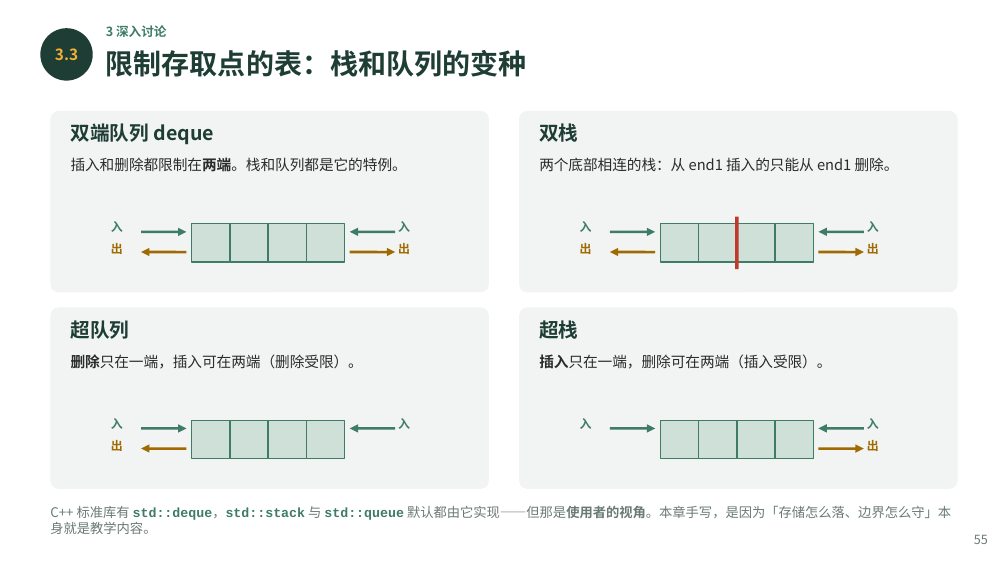
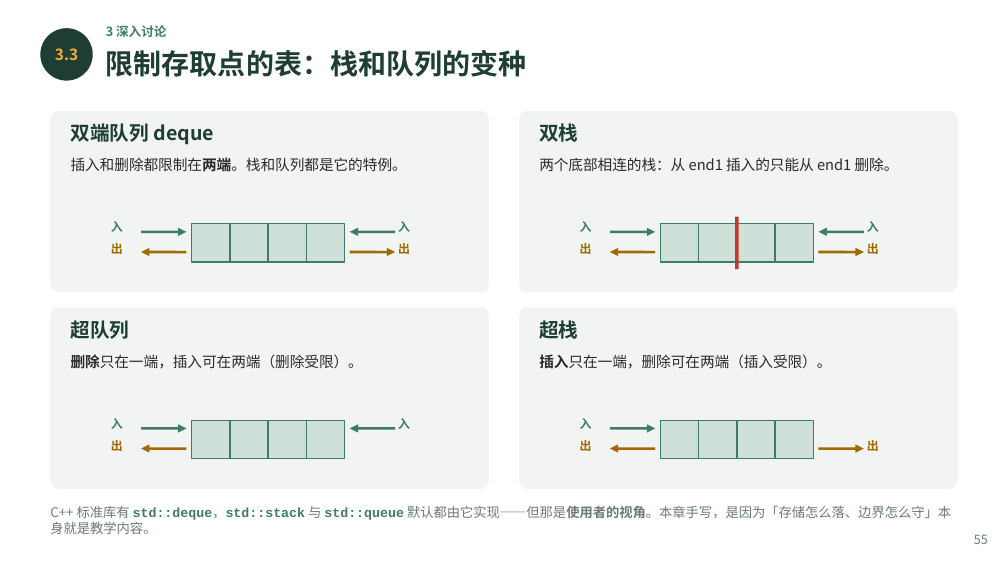
Before and after one commit to GMyhf/2026fall-cs201cq, a slide deck: slide 55 of courseware/202609_DSA_03_Stack_Queue.pptx. Drawn at 1008x567 pixels with LibreOffice and Linux fonts; fonts in the diff are those of the drawing. Boxes give left, top, right and bottom in pixels: in the first picture for what was removed or moved away, otherwise in the second. Text is boxed around its words. In the diff, an @@ line names an element or a change of style, - is before the commit and + after.

```diff
--- a/courseware/202609_DSA_03_Stack_Queue.pptx
+++ b/courseware/202609_DSA_03_Stack_Queue.pptx
@@ text removed at (867, 418, 879, 429) @@
-入
@@ text added at (580, 440, 592, 451), 8.5 pt, text #A06A00, bold @@
+出
@@ arrow moved from (818, 428) - (864, 428) to (610, 449) - (655, 449) @@
@@ arrow (610, 449) - (655, 449): stroke #3E7C68 1.8 pt to #A06A00 1.8 pt @@
```
Also in this commit, not shown: 11 other slides changed.
